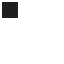
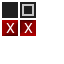
Layer changes from the first 64x64 image to the second:
added layer "X #1" above "X" over [24, 23, 33, 33]
added layer "X" above "close_btn_pressed" over [6, 23, 15, 33]
added layer "close_btn_pressed" above "close_btn_normal" over [20, 20, 36, 36]
added layer "close_btn_normal" above "line" over [2, 20, 18, 36]
added layer "frame" above "Background" over [20, 2, 36, 18]
